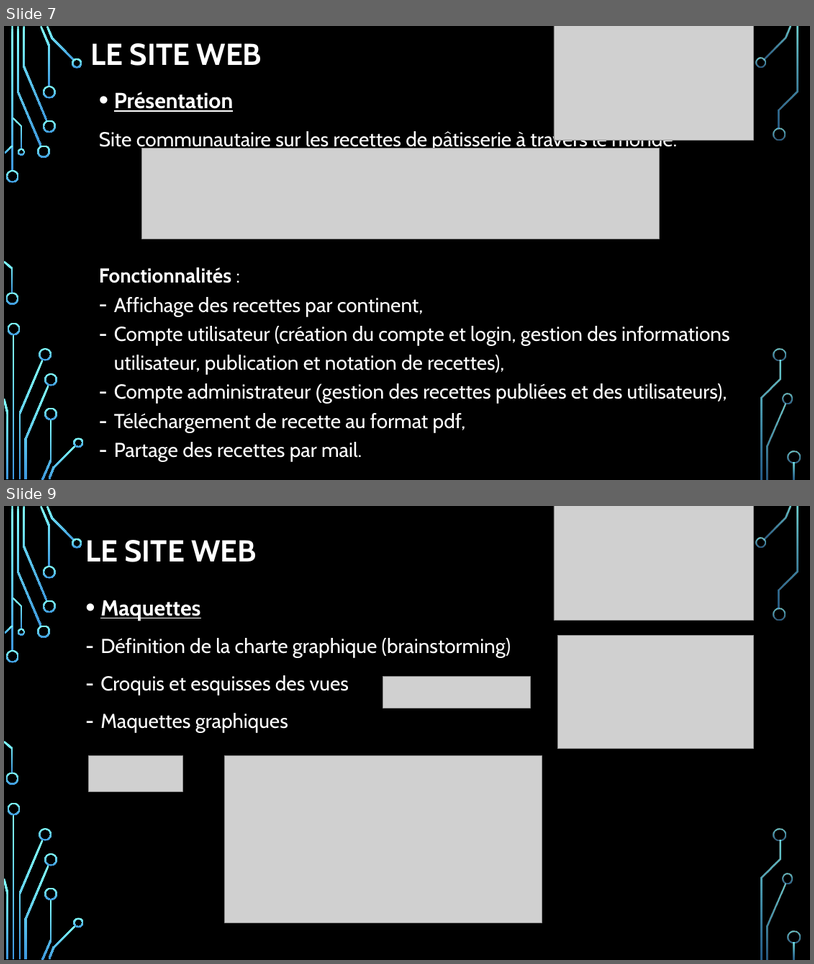
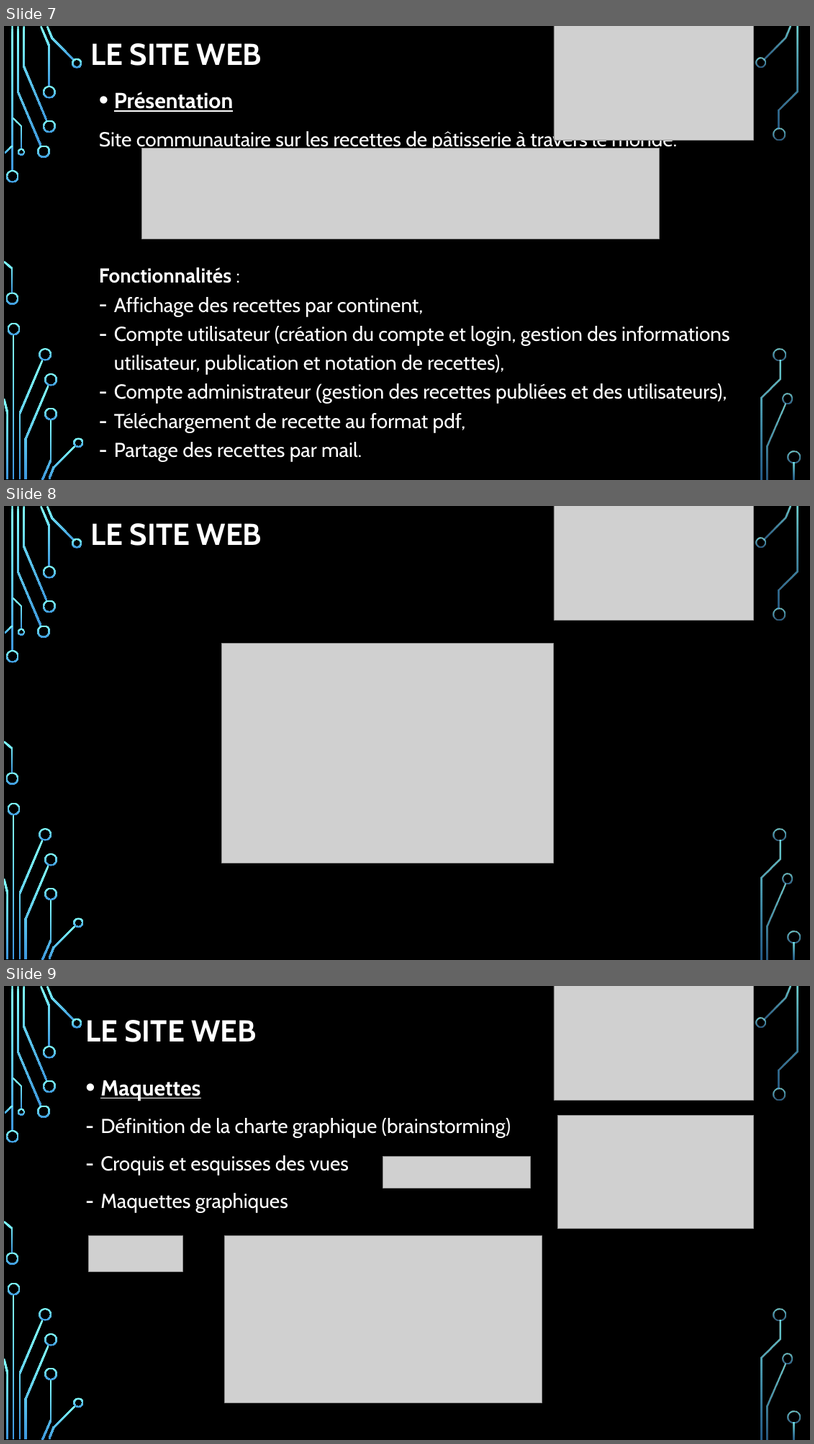
Before and after one commit to JNC-Hub/CUBES-3-GROUPE, a slide deck: Documentation/Présentation/cubes3Groupe.pptx. Shown one above the other, each under a label of ours: slides 7 and 9 before the commit, slides 7, 8 and 9 after it; the slides between them are not shown. The pictures are 814x964 and 814x1444 pixels, drawn with LibreOffice and Linux fonts; fonts in the diff are those of the drawing; grey boxes stand for pictures; background and template pictures are left out. Boxes give left, top, right and bottom in pixels: in the first picture for what was removed or moved away, otherwise in the second. Text is boxed around its words. In the diff, an @@ line names an element or a change of style, - is before the commit and + after.

```diff
--- a/Documentation/Présentation/cubes3Groupe.pptx
+++ b/Documentation/Présentation/cubes3Groupe.pptx
@@ slide 8 added at [4, 506, 810, 960], background picture (left out); not listed: 36 template elements that a slide beside it also shows @@
@@ title added at [91, 523, 262, 546], 36 pt, text #FFFFFF, bold @@
+LE SITE WEB
@@ picture added at [555, 506, 754, 620] @@
@@ picture added at [221, 644, 555, 862] @@
```
Also in this commit, not shown: 1 slide changed, 2 other slides added.
